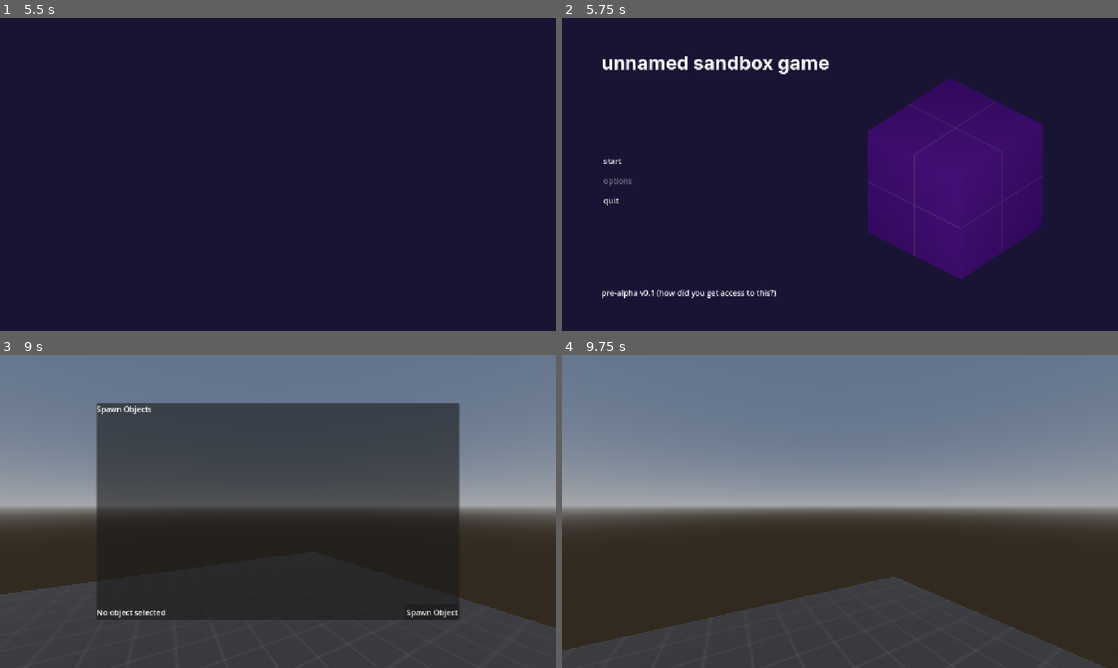
Above: before the commit, frames 1-4 (two rows, left to right).
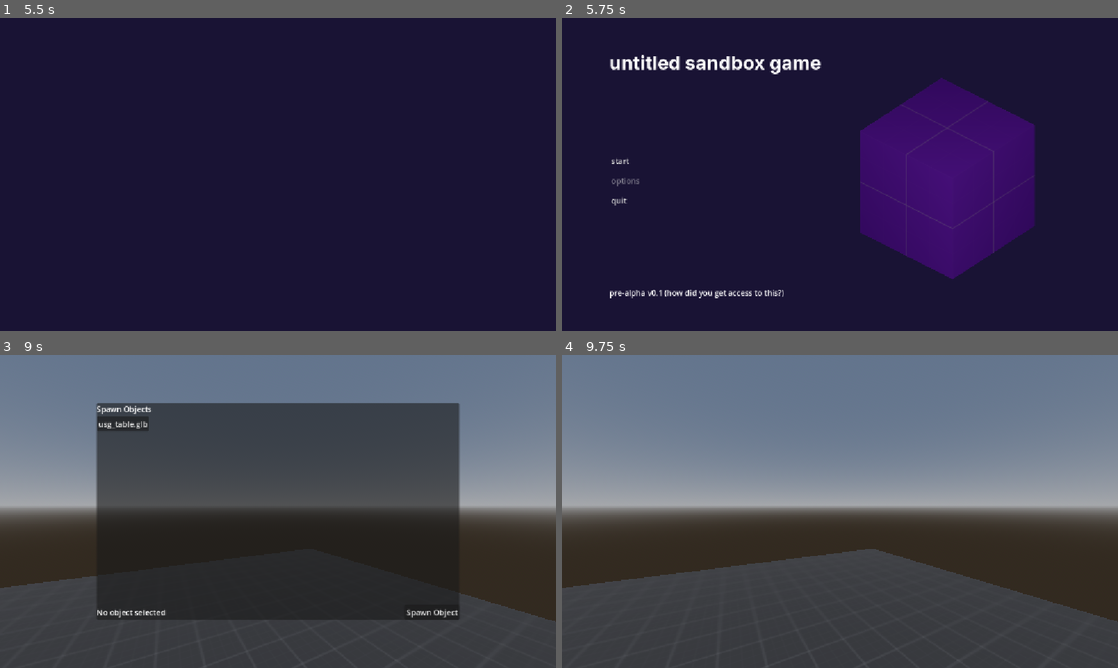
Above: after the commit, the same moments.

Repository: annaxiomm/usg
Game: Godot game, scene res://special/splash.tscn
Same seed, same stepped clock (60 frames per second), same inputs: the game is played once before the commit and once after it.
Inputs (mouse positions are in pixels of both pictures, inside the frame that each line leads up to):
- Up to frame 1 (5.5 s): tap Enter at 0.5, 3.5 s; move the mouse to (400, 158) at 0.52 s; hold D (right) 0.53-1.28 s; tap Ctrl (crouch) at 0.6, 3.6 s; tap Space (jump) at 0.77, 1.52, 2.75, 3.02, 3.77, 4.52 s; move the mouse to (166, 190) at 1.27 s; hold S (backward) 1.28-2.03 s; tap V (fly) at 1.35, 4.35 s; move the mouse to (333, 105) at 2.02 s; hold D (right) 2.03-2.78 s; tap G (spawn_object) at 2.1, 5.1 s; move the mouse to (250, 237) at 2.77 s; hold W (forward) 2.78-3.53 s; tap Shift (sprint) at 2.85 s; move the mouse to (444, 221) at 3.52 s; hold A (left) 3.53-5.03 s; tap Escape (pause) at 4.15 s; move the mouse to (111, 127) at 4.27 s; move the mouse to (305, 174) at 5.02 s; hold S (backward) from 5.03 s (still down)
- Up to frame 2 (5.75 s): keep holding S (backward)
- Up to frame 3 (9 s): release S (backward) at 5.75 s; click "start" at 5.75 s; tap Space (jump) at 6.5, 6.77, 7.52, 8.27 s; move the mouse to (255, 505) at 6.52 s; hold D (right) 6.53-7.28 s; tap Shift (sprint) at 6.6 s; move the mouse to (305, 511) at 7.27 s; hold W (forward) from 7.28 s (still down); tap Ctrl (crouch) at 7.35 s; move the mouse to (250, 511) at 8.02 s; tap V (fly) at 8.1 s; move the mouse to (289, 505) at 8.77 s; tap G (spawn_object) at 8.85 s
- Up to frame 4 (9.75 s): release W (forward) at 9.5 s; click "Spawn Object" at 9.5 s

Frame 1 is identical in both runs. In frame 2, 3.9% of the frame differs, in the area x 7-87%, y 11-90%; in frame 3, 1.0%; in frame 4, 14%, in the area x 0-100%, y 62-100%.

Commit message:
Refactoring 'n stuff
Change game name, allow the player to import both custom models from user folder and builtin interal game models

Diff:
--- a/global/gamestatemanager.gd
+++ b/global/gamestatemanager.gd
@@ -15,16 +15,16 @@
 
 	match state:
 		GameState.PLAYING:
-			get_tree().paused = false
 			Input.mouse_mode = Input.MOUSE_MODE_CAPTURED
+			get_parent().get_node("Player").unpause_movement()
 
 		GameState.SPAWN_MENU:
-			get_tree().paused = false
 			Input.mouse_mode = Input.MOUSE_MODE_VISIBLE
+			get_parent().get_node("Player").pause_movement()
 
 		GameState.PAUSED:
-			get_tree().paused = true
 			Input.mouse_mode = Input.MOUSE_MODE_VISIBLE
+			get_parent().get_node("Player").pause_movement()
 
 
 func _unhandled_input(event):
--- a/player/player.tscn
+++ b/player/player.tscn
@@ -23,7 +23,6 @@
 
 [node name="ObjectSpawner" type="Node3D" parent="."]
 script = ExtResource("2_rkbax")
-object_to_load = "i dont exist"
 
 [node name="CanvasLayer" type="CanvasLayer" parent="."]
 
@@ -39,6 +38,7 @@
 theme_override_constants/margin_bottom = 100
 
 [node name="ObjectSpawn" type="PanelContainer" parent="CanvasLayer/MarginContainer"]
+visible = false
 custom_minimum_size = Vector2(300, 0)
 layout_mode = 2
 script = ExtResource("3_g1dw6")
@@ -69,4 +69,52 @@
 layout_mode = 2
 text = "Spawn Object"
 
+[node name="PauseMenu" type="PanelContainer" parent="CanvasLayer/MarginContainer"]
+visible = false
+layout_mode = 2
+
+[node name="MarginContainer" type="MarginContainer" parent="CanvasLayer/MarginContainer/PauseMenu"]
+layout_mode = 2
+theme_override_constants/margin_left = 30
+theme_override_constants/margin_top = 30
+theme_override_constants/margin_right = 30
+theme_override_constants/margin_bottom = 30
+
+[node name="HBoxContainer" type="HBoxContainer" parent="CanvasLayer/MarginContainer/PauseMenu/MarginContainer"]
+layout_mode = 2
+
+[node name="VBoxContainer" type="VBoxContainer" parent="CanvasLayer/MarginContainer/PauseMenu/MarginContainer/HBoxContainer"]
+layout_mode = 2
+size_flags_horizontal = 3
+
+[node name="DebugConsole" type="PanelContainer" parent="CanvasLayer/MarginContainer/PauseMenu/MarginContainer/HBoxContainer"]
+layout_mode = 2
+size_flags_horizontal = 3
+
+[node name="VBoxContainer" type="VBoxContainer" parent="CanvasLayer/MarginContainer/PauseMenu/MarginContainer/HBoxContainer/DebugConsole"]
+layout_mode = 2
+
+[node name="PanelTitle" type="Label" parent="CanvasLayer/MarginContainer/PauseMenu/MarginContainer/HBoxContainer/DebugConsole/VBoxContainer"]
+layout_mode = 2
+text = "Debug Console"
+
+[node name="Console" type="ScrollContainer" parent="CanvasLayer/MarginContainer/PauseMenu/MarginContainer/HBoxContainer/DebugConsole/VBoxContainer"]
+layout_mode = 2
+size_flags_vertical = 3
+
+[node name="VBoxContainer" type="VBoxContainer" parent="CanvasLayer/MarginContainer/PauseMenu/MarginContainer/HBoxContainer/DebugConsole/VBoxContainer/Console"]
+layout_mode = 2
+
+[node name="HBoxContainer" type="HBoxContainer" parent="CanvasLayer/MarginContainer/PauseMenu/MarginContainer/HBoxContainer/DebugConsole/VBoxContainer"]
+layout_mode = 2
+
+[node name="CommandInput" type="LineEdit" parent="CanvasLayer/MarginContainer/PauseMenu/MarginContainer/HBoxContainer/DebugConsole/VBoxContainer/HBoxContainer"]
+layout_mode = 2
+size_flags_horizontal = 3
+placeholder_text = "Command"
+
+[node name="SubmitButton" type="Button" parent="CanvasLayer/MarginContainer/PauseMenu/MarginContainer/HBoxContainer/DebugConsole/VBoxContainer/HBoxContainer"]
+layout_mode = 2
+text = "Submit"
+
 [connection signal="pressed" from="CanvasLayer/MarginContainer/ObjectSpawn/VBoxContainer/StatusBar/SpawnObject" to="CanvasLayer/MarginContainer/ObjectSpawn" method="_on_spawn_object_pressed"]
--- a/player/scripts/movement.gd
+++ b/player/scripts/movement.gd
@@ -14,7 +14,7 @@
 
 @export var fly: bool = false
 
-var move = true
+@export var move = true
 
 func _ready() -> void:
 	Input.mouse_mode = Input.MOUSE_MODE_CAPTURED
@@ -85,6 +85,8 @@
 
 func pause_movement():
 	move = false
+	Input.flush_buffered_events()
+	velocity = Vector3.ZERO
 
 func unpause_movement():
 	move = true
--- a/player/scripts/object_spawn_menu.gd
+++ b/player/scripts/object_spawn_menu.gd
@@ -42,21 +42,26 @@
 
 
 func reload_objects() -> void:
-	object_spawner.scan_user_folder()
+	object_spawner.scan_object_folders()
 	objects = object_spawner.available_objects
+
 	for i in object_list.get_children():
 		i.queue_free()
-	for i in objects:
+
+	for obj_dict in objects:
 		var label = Button.new()
-		label.text = i
-		if i == object_spawner.loaded_object_name:
+		label.text = obj_dict["name"]
+		if obj_dict["name"] == object_spawner.loaded_object_name:
 			label.flat = true
-		label.connect("pressed", Callable(self, "object_selected").bind(i))
+		# Pass the source as well so you know if it's user or builtin
+		label.connect("pressed", Callable(self, "object_selected").bind(obj_dict))
 		object_list.add_child(label)
 
-func object_selected(name: String):
-	$VBoxContainer/StatusBar/ObjectName.text = name
-	object_spawner.load_new_object(name)
+
+func object_selected(obj_dict: Dictionary):
+	$VBoxContainer/StatusBar/ObjectName.text = obj_dict["name"]
+	object_spawner.load_new_object(obj_dict["name"])
+
 
 
 func _on_spawn_object_pressed() -> void:
--- a/player/scripts/object_spawner.gd
+++ b/player/scripts/object_spawner.gd
@@ -1,62 +1,69 @@
-extends Node
-
-
-@onready var user_dir := DirAccess.open("user://objects/")
-@onready var place_raycast := $"../head/PlaceRayCast"
-
-@export var available_objects := []
-var cached_objects := {}
-
-var basic_object := preload("res://object/BasicObject.tscn")
-var loaded_object: GLTFDocument = null
-var loaded_state: GLTFState = null
-@export var object_to_load: String = "cube.glb"
-var loaded_object_name: String
-
-
-
-# Called when the node enters the scene tree for the first time.
-func _ready() -> void:
-	print("functioning!")
-	if user_dir == null:
-		print("Failed to open user models directory. Creating one...")
-
-		DirAccess.open("user://").make_dir("objects")
-		user_dir = DirAccess.open("user://objects/")
-
-	scan_user_folder()
-
-func _process(_delta: float):
-	# Load object if it isn't already loaded
-	if object_to_load != loaded_object_name:
-		load_new_object(object_to_load)
-		loaded_object_name = object_to_load
-
-func scan_user_folder() -> void:
-	available_objects = []
-	user_dir.list_dir_begin()
-	for file: String in user_dir.get_files():
-		available_objects.append(file)
-
-
-func load_new_object(name: String):
-	var gltf_doc_load = GLTFDocument.new()
-	var gltf_state_load = GLTFState.new()
-	var filename = "user://objects/" + name
-
-	var error = gltf_doc_load.append_from_file(filename, gltf_state_load)
-	if error == OK:
-		loaded_object = gltf_doc_load
-		loaded_state = gltf_state_load
-	else:
-		# Load "Model not found" object
-		print("failed to load object! loading default object instead...")
-		error = gltf_doc_load.append_from_file("res://assets/models/404.glb", gltf_state_load)
-		loaded_object = gltf_doc_load
-		loaded_state = gltf_state_load
-
-
-
+#extends Node
+#
+#
+#@onready var user_dir := DirAccess.open("user://objects/")
+#@onready var builtin_dir := DirAccess.open("res://builtins/objects")
+#@onready var place_raycast := $"../head/PlaceRayCast"
+#
+#@export var available_objects := []
+#var cached_objects := {}
+#
+#var basic_object := preload("res://object/BasicObject.tscn")
+#var loaded_object: GLTFDocument = null
+#var loaded_state: GLTFState = null
+#@export var object_to_load: String = "cube.glb"
+#var loaded_object_name: String
+#
+#
+#
+## Called when the node enters the scene tree for the first time.
+#func _ready() -> void:
+	#print("functioning!")
+	#if user_dir == null:
+		#print("Failed to open user models directory. Creating one...")
+		#
+		#DirAccess.open("user://").make_dir("objects")
+		#user_dir = DirAccess.open("user://objects/")
+		#
+	#scan_object_folders()
+	#
+	#
+#func _process(_delta: float):
+	## Load object if it isn't already loaded
+	#if object_to_load != loaded_object_name:
+		#load_new_object(object_to_load)
+		#loaded_object_name = object_to_load
+#
+#func scan_object_folders() -> void:
+	#available_objects = []
+	#user_dir.list_dir_begin()
+	#print(user_dir.get_current_dir())
+	#print(user_dir.get_files())
+	#for file: String in user_dir.get_files():
+		#print(file)
+		#if file.ends_with(".glb") or file.ends_with(".gltf"):
+			#available_objects.append(file)
+	#
+		#
+#func load_new_object(name: String):
+	#var gltf_doc_load = GLTFDocument.new()
+	#var gltf_state_load = GLTFState.new()
+	#var filename: String
+	#filename = "user://objects/" + name
+		#
+	#var error = gltf_doc_load.append_from_file(filename, gltf_state_load)
+	#if error == OK:
+		#loaded_object = gltf_doc_load
+		#loaded_state = gltf_state_load
+	#else:
+		## Load "Model not found" object
+		#print("failed to load object! loading default object instead...")
+		#error = gltf_doc_load.append_from_file("res://assets/models/404.glb", gltf_state_load)
+		#loaded_object = gltf_doc_load
+		#loaded_state = gltf_state_load
+	#
+	#
+	#
 #func spawn_new_object(object: GLTFDocument):
 	#
 	#if place_raycast.is_colliding() and object != null:
@@ -81,48 +88,105 @@
 		#print("No object loaded!")
 		#
 
+extends Node
+
+@onready var user_dir := DirAccess.open("user://objects/")
+@onready var builtin_dir := DirAccess.open("res://builtins/objects")
+@onready var place_raycast := $"../head/PlaceRayCast"
+
+@export var available_objects := [] # Will store dictionaries: { "name": String, "source": String }
+var cached_objects := {}
+
+var basic_object := preload("res://object/BasicObject.tscn")
+var loaded_object: GLTFDocument = null
+var loaded_state: GLTFState = null
+@export var object_to_load: String = "cube.glb"
+var loaded_object_name: String
+var loaded_object_source: String = "" # Either "user" or "builtin"
+
+
+func _ready() -> void:
+	if user_dir == null:
+		print("Failed to open user models directory. Creating one...")
+		DirAccess.open("user://").make_dir("objects")
+		user_dir = DirAccess.open("user://objects/")
+
+	scan_object_folders()
+
+
+func _process(_delta: float):
+	# Load object if it isn't already loaded
+	if object_to_load != loaded_object_name:
+		load_new_object(object_to_load)
+		loaded_object_name = object_to_load
+
+func scan_object_folders() -> void:
+	available_objects = []
+
+	# Scan user directory
+	user_dir.list_dir_begin()
+	for file in user_dir.get_files():
+		if file.ends_with(".glb") or file.ends_with(".gltf"):
+			available_objects.append({
+				"name": file,
+				"source": "user"
+			})
+
+	# Scan builtin directory
+	builtin_dir.list_dir_begin()
+	for file in builtin_dir.get_files():
+		if file.ends_with(".glb") or file.ends_with(".gltf"):
+			available_objects.append({
+				"name": file,
+				"source": "builtin"
+			})
+
+
+
+func load_new_object(name: String) -> void:
+	var gltf_doc_load = GLTFDocument.new()
+	var gltf_state_load = GLTFState.new()
+	var filename: String
+	var source: String = "user"
+
+	# Check if object exists in user directory
+	if user_dir.file_exists(name):
+		filename = "user://objects/" + name
+		source = "user"
+	elif builtin_dir.file_exists(name):
+		filename = "res://builtins/objects/" + name
+		source = "builtin"
+	else:
+		# Fallback to default 404
+		print("Object not found, loading default 404.")
+		filename = "res://assets/models/404.glb"
+		source = "builtin"
+
+	var error = gltf_doc_load.append_from_file(filename, gltf_state_load)
+	if error == OK:
+		loaded_object = gltf_doc_load
+		loaded_state = gltf_state_load
+		loaded_object_source = source
+	else:
+		print("Failed to load object! Even fallback failed.")
+
 
 func spawn_new_object(object: GLTFDocument):
 	if place_raycast.is_colliding() and object != null:
 		var object_scene = object.generate_scene(loaded_state)
+		var tmp_object = basic_object.instantiate()
+		var tmp_position = place_raycast.get_collision_point()
+		tmp_position.y += 5
+		tmp_object.position = tmp_position
 
-		# --- Compute bounding box for scaling ---
-		var aabb := AABB()
-		var first := true
-		for mesh_instance: MeshInstance3D in object_scene.find_children("", "MeshInstance3D", true, false):
-			var mesh = mesh_instance.mesh
-			if mesh:
-				var global_aabb = mesh.get_aabb() * mesh_instance.global_transform
-				if first:
-					aabb = global_aabb
-					first = false
-				else:
-					aabb = aabb.merge(global_aabb)
+		# Generate collisions for each child mesh of the GLTF
+		for child: MeshInstance3D in object_scene.find_children("", "MeshInstance3D", true, false):
+			var collision_body = CollisionShape3D.new()
+			collision_body.shape = child.mesh.create_convex_shape()
+			collision_body.transform = child.transform
+			tmp_object.add_child(collision_body)
 
-		# --- Scale object so its largest dimension ≈ target_size ---
-		var target_size := 1.5
-		var max_dim = max(aabb.size.x, aabb.size.y, aabb.size.z)
-		var scale_factor = target_size / max_dim
-		object_scene.scale = Vector3.ONE * scale_factor
-
-		# --- Create the RigidBody wrapper ---
-		var tmp_object := basic_object.instantiate()
-		tmp_object.position = place_raycast.get_collision_point() + Vector3.UP * 5
-
-		# --- Add the scaled model ---
 		tmp_object.add_child(object_scene)
-
-		# --- Generate collisions (scaled) ---
-		for mesh_instance: MeshInstance3D in object_scene.find_children("", "MeshInstance3D", true, false):
-			if mesh_instance.mesh:
-				var shape := mesh_instance.mesh.create_convex_shape()
-				if shape:
-					var collision_shape := CollisionShape3D.new()
-					collision_shape.shape = shape
-					# Apply same transform *and* scaling
-					collision_shape.transform = mesh_instance.transform.scaled(object_scene.scale)
-					tmp_object.add_child(collision_shape)
-
-		tmp_object.set_meta("name", loaded_object_name)
-
 		get_parent().get_parent().add_child(tmp_object)
+	else:
+		print("No object loaded!")
--- a/project.godot
+++ b/project.godot
@@ -10,7 +10,7 @@
 
 [application]
 
-config/name="unnamed sandbox game"
+config/name="untitled sandbox game"
 run/main_scene="uid://dc5fkoewahg4e"
 config/use_custom_user_dir=true
 config/features=PackedStringArray("4.5", "Forward Plus")
@@ -83,3 +83,4 @@
 [physics]
 
 3d/physics_engine="Jolt Physics"
+3d/default_gravity=9.799999999999997
--- a/special/main_menu.tscn
+++ b/special/main_menu.tscn
@@ -124,7 +124,7 @@
 
 [node name="GameName" type="Label" parent="MarginContainer/HBoxContainer/VBoxContainer"]
 layout_mode = 2
-text = "unnamed sandbox game"
+text = "untitled sandbox game"
 label_settings = SubResource("LabelSettings_at6ll")
 
 [node name="MenuOptions" type="VBoxContainer" parent="MarginContainer/HBoxContainer/VBoxContainer"]
Binary file added: builtins/objects/usg_table.glb
Not shown, added: builtins/objects/usg_table.glb.import
Binary file added: builtins/objects/usg_table_Wood092_1K-JPG_Color.jpg
Not shown, added: builtins/objects/usg_table_Wood092_1K-JPG_Color.jpg.import
